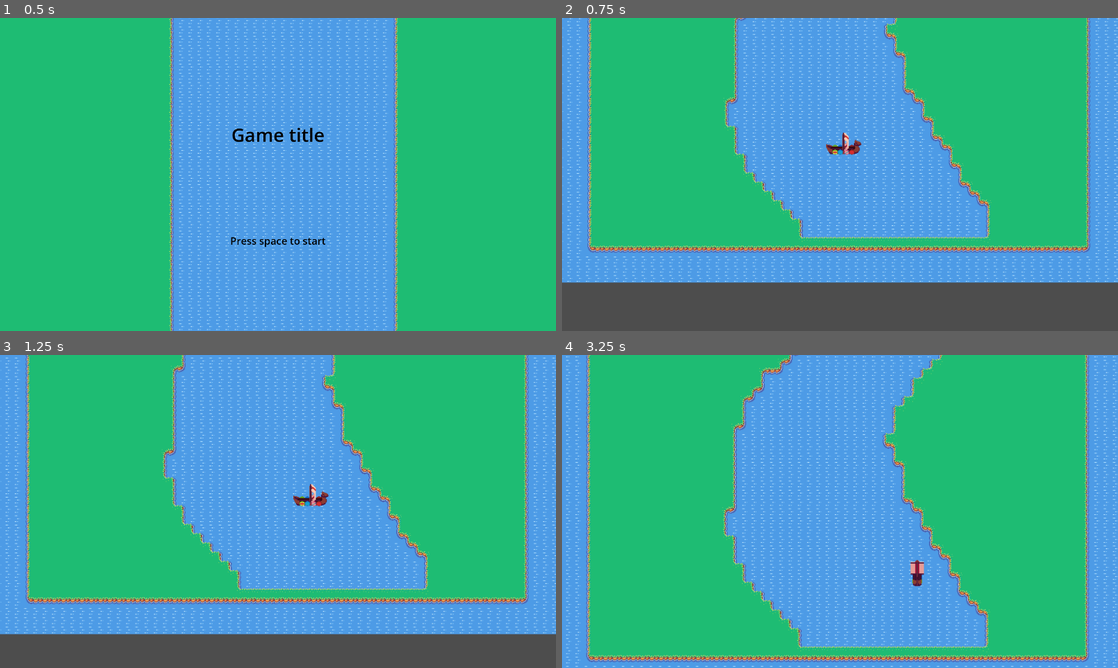
Above: before the commit, frames 1-4 (two rows, left to right).
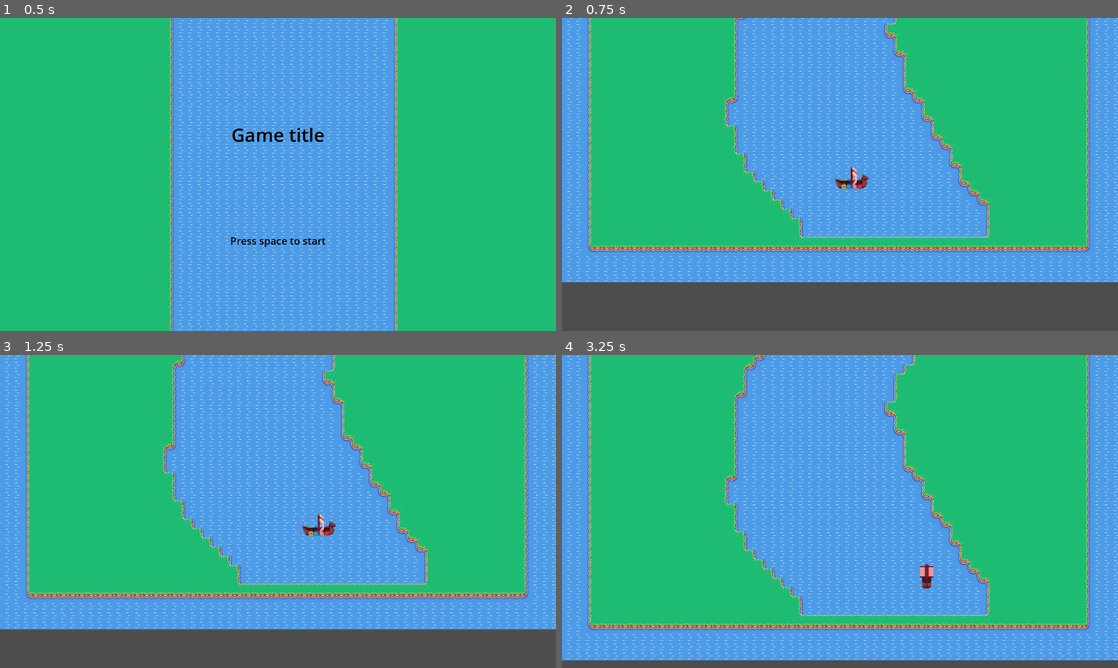
Above: after the commit, the same moments.

Repository: leonblum1208/nl_game_jam_3
Game: Godot game, scene res://scenes/ui/MainMenu.tscn
The game is run twice, just before and just after one commit, with the same random seed, the same clock (stepped at 60 frames per second) and the same inputs.
Inputs:
- Up to frame 1 (0.5 s): no input
- Up to frame 2 (0.75 s): tap Space (ui_select) at 0.5, 0.6 s; hold Right (ui_right) from 0.53 s (still down)
- Up to frame 3 (1.25 s): keep holding Right (ui_right); tap Space (ui_select) at 0.77, 1.07 s
- Up to frame 4 (3.25 s): release Right (ui_right) at 1.28 s; hold Down (ui_down) 1.28-2.03 s; tap Space (ui_select) at 1.35, 1.52, 1.82, 2.1, 2.85, 3.02 s; hold Right (ui_right) 2.03-2.78 s; hold Up (ui_up) from 2.78 s (still down)

Frame 1 is identical in both runs. In frame 2, 6.3% of the frame differs, in the area x 0-100%, y 0-85%; in frame 3, 14%; in frame 4, 24%, in the area x 0-100%, y 0-100%.

Commit message:
add sliding window speed up

Diff:
--- a/scenes/characters/ship.gd
+++ b/scenes/characters/ship.gd
@@ -2,6 +2,8 @@
 
 @onready var ship_0 = $ShipSprite
 @export var speed = 100
+@onready var path_follow:PathFollowRiver = $"../Path2D/PathFollow2D"
+@onready var sliding_camera:Camera2D = $"../Path2D/PathFollow2D/SlidingWindow"
 
 var is_damage_immune: bool = false
 
@@ -23,6 +25,21 @@
 	select_sprite()
 	move_and_slide()
 	handle_damaging_collisions()
+	influence_camera_speed()
+
+func influence_camera_speed():
+	var diff_vec = global_position - sliding_camera.global_position
+	var camera_direction = Vector2.RIGHT.rotated(sliding_camera.global_rotation)
+	var angle_diff_to_camera = diff_vec.angle_to(camera_direction)
+	var rel_distance_vec = diff_vec/cos(angle_diff_to_camera)
+	var dist_length = rel_distance_vec.length()
+	var speed_up
+	print_debug(dist_length)
+	if abs(angle_diff_to_camera) <= PI/2:
+		speed_up = min((dist_length / 200) + 1, 2)
+	else:
+		speed_up = max(1-(dist_length/400), 0.5)
+	path_follow.speed = path_follow.base_speed * speed_up
 
 func handle_damaging_collisions():
 	for i in get_slide_collision_count():
--- a/scenes/levels/Level.tscn
+++ b/scenes/levels/Level.tscn
@@ -1,15 +1,7 @@
-[gd_scene load_steps=4 format=3 uid="uid://bwip8cvjt802y"]
+[gd_scene load_steps=2 format=3 uid="uid://bwip8cvjt802y"]
 
-[ext_resource type="PackedScene" uid="uid://bnsxcansar7fc" path="res://scenes/characters/Ship.tscn" id="1_mn00y"]
-[ext_resource type="PackedScene" uid="uid://ca874jt6uoap" path="res://scenes/objects/stone.tscn" id="2_k3rtj"]
 [ext_resource type="PackedScene" uid="uid://d4fjwoea37i2e" path="res://scenes/objects/river_land_1.tscn" id="3_p0fye"]
 
 [node name="Level" type="Node2D"]
 
 [node name="RiverLand1" parent="." instance=ExtResource("3_p0fye")]
-
-[node name="Stone" parent="." instance=ExtResource("2_k3rtj")]
-position = Vector2(571, 297)
-
-[node name="Ship" parent="." instance=ExtResource("1_mn00y")]
-position = Vector2(-20, -60)
--- a/scenes/objects/path_follow_2d.gd
+++ b/scenes/objects/path_follow_2d.gd
@@ -1,6 +1,8 @@
 extends PathFollow2D
+class_name PathFollowRiver
 
-var speed = 50
+@export var base_speed:float = 50.
+var speed:float = 50.0
 
 func _process(delta):
 	progress += speed * delta
--- a/scenes/objects/river_land_0.tscn
+++ b/scenes/objects/river_land_0.tscn
@@ -45,3 +45,4 @@
 
 [node name="Ship" parent="." instance=ExtResource("2_4umai")]
 position = Vector2(-1, 863)
+speed = 100
--- a/scenes/objects/river_land_1.tscn
+++ b/scenes/objects/river_land_1.tscn
@@ -1,6 +1,7 @@
-[gd_scene load_steps=5 format=4 uid="uid://d4fjwoea37i2e"]
+[gd_scene load_steps=6 format=4 uid="uid://d4fjwoea37i2e"]
 
 [ext_resource type="TileSet" uid="uid://kvu55xeebqen" path="res://scenes/objects/river_land_tileset.tres" id="1_7lc10"]
+[ext_resource type="PackedScene" uid="uid://bnsxcansar7fc" path="res://scenes/characters/Ship.tscn" id="2_12tsk"]
 [ext_resource type="Script" uid="uid://b7tweus2rhm1e" path="res://scenes/objects/path_follow_2d.gd" id="2_djs6l"]
 [ext_resource type="PackedScene" uid="uid://bypbr28dlfhr8" path="res://scenes/levels/sliding_window.tscn" id="3_poer0"]
 
@@ -16,6 +17,12 @@
 tile_map_data = PackedByteArray("AAD7/wQAAAACAAYAAAD6/wQAAAADAAcAAAD6/wMAAAACAAYAAAD5/wMAAAADAAcAAAD5/wIAAAACAAYAAAD4/w …(128720 unchanged characters)…
 tile_set = ExtResource("1_7lc10")
 
+[node name="Ship" parent="." instance=ExtResource("2_12tsk")]
+position = Vector2(-5.75104, 0)
+rotation = -1.52729
+scale = Vector2(0.99988, 0.942037)
+skew = 0.0055232
+
 [node name="Path2D" type="Path2D" parent="."]
 position = Vector2(-5.75104, 0)
 scale = Vector2(0.941909, 1)
